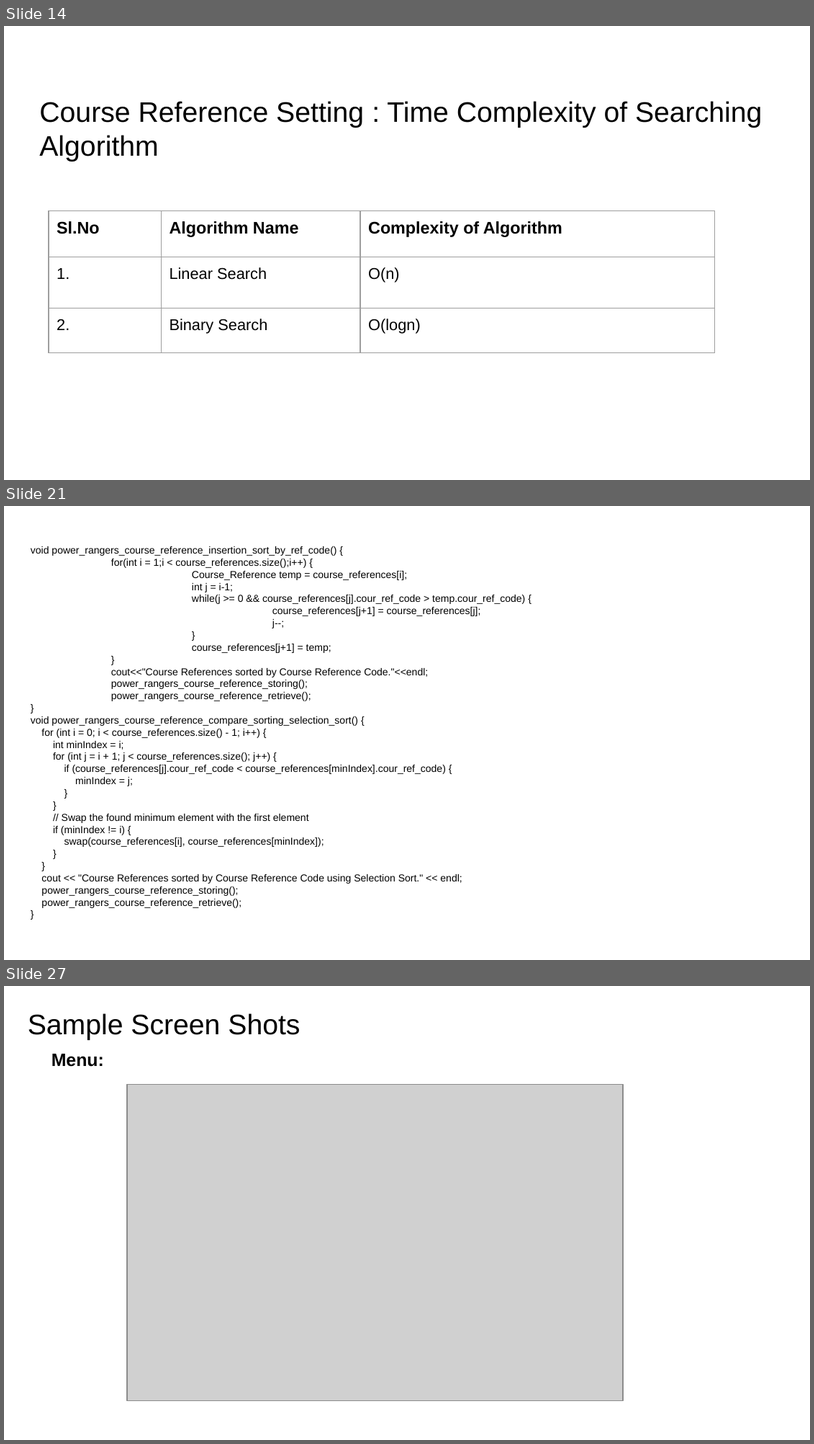
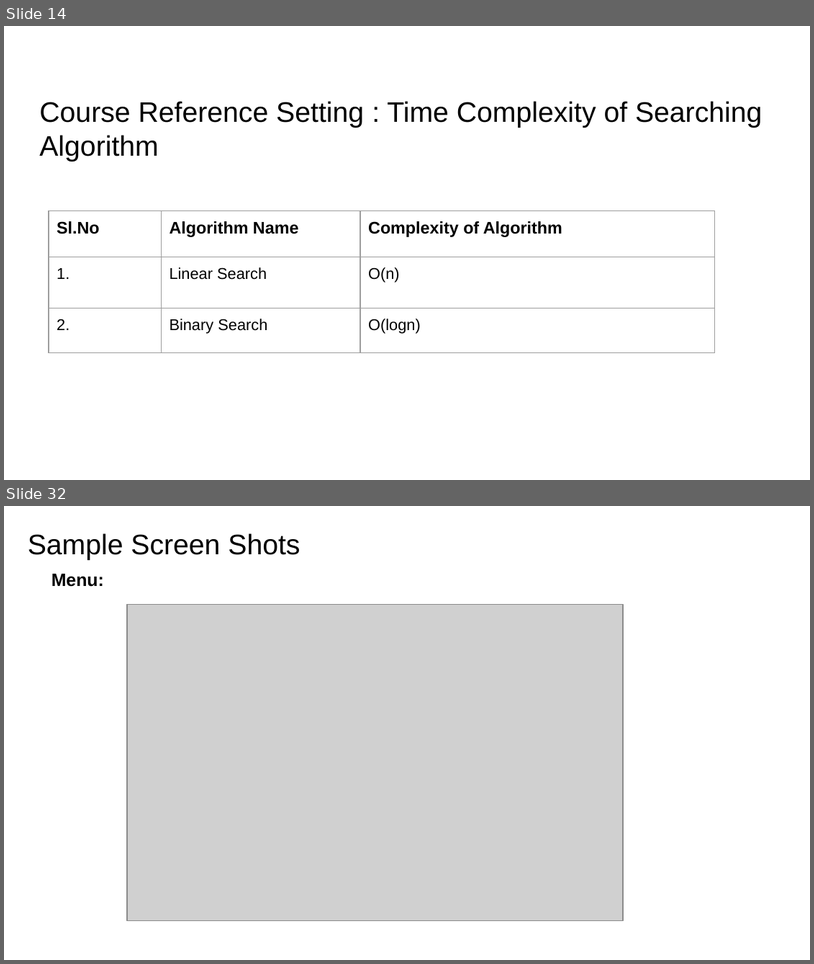
Before and after one commit to vissamsettynikitha/team_power_rangers, a slide deck: OBE_power_rangers_course_reference.pptx. Shown one above the other, each under a label of ours: slides 14, 21 and 27 before the commit, slides 14 and 32 after it; the slides between them are not shown. The pictures are 814x1444 and 814x964 pixels, drawn with LibreOffice and Linux fonts; fonts in the diff are those of the drawing; grey boxes stand for pictures; background and template pictures are left out. Boxes give left, top, right and bottom in pixels: in the first picture for what was removed or moved away, otherwise in the second. Text is boxed around its words. In the diff, an @@ line names an element or a change of style, - is before the commit and + after.

```diff
--- a/OBE_power_rangers_course_reference.pptx
+++ b/OBE_power_rangers_course_reference.pptx
@@ slide 21 removed at [4,506,810,960], background #FFFFFF @@
@@ text removed at [31,546,525,908] @@
-void power_rangers_course_reference_insertion_sort_by_ref_code() {
-for(int i = 1;i < course_references.size();i++) {
-Course_Reference temp = course_references[i];
-int j = i-1;
-while(j >= 0 && course_references[j].cour_ref_code > temp.cour_ref_code) {
-course_references[j+1] = course_references[j];
-j--;
-}
-course_references[j+1] = temp;
-}
-cout<<"Course References sorted by Course Reference Code."<<endl;
-power_rangers_course_reference_storing();
-power_rangers_course_reference_retrieve();
-}
-void power_rangers_course_reference_compare_sorting_selection_sort() {
-for (int i = 0; i < course_references.size() - 1; i++) {
-int minIndex = i;
-for (int j = i + 1; j < course_references.size(); j++) {
-if (course_references[j].cour_ref_code < course_references[minIndex].cour_ref_code) {
-minIndex = j;
-}
-}
-// Swap the found minimum element with the first element
-if (minIndex != i) {
-swap(course_references[i], course_references[minIndex]);
-}
-}
-cout << "Course References sorted by Course Reference Code using Selection Sort." << endl;
-power_rangers_course_reference_storing();
-power_rangers_course_reference_retrieve();
-}
@@ what was slide 27 is now slide 32 @@
```
Also in this commit, not shown: 8 slides changed, 9 slides added, 3 other slides removed.
